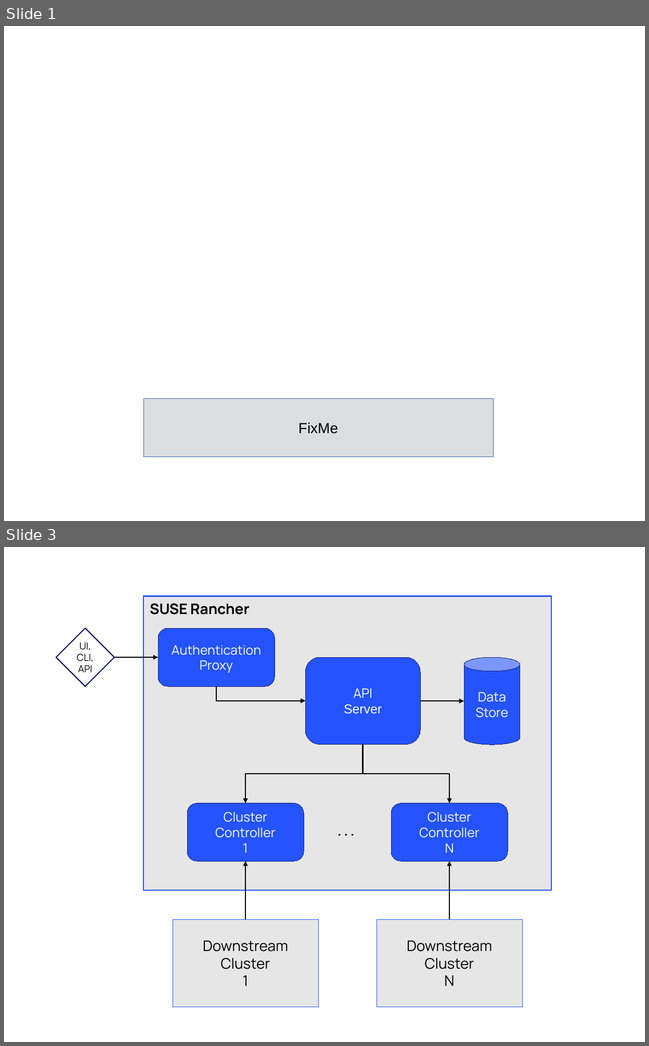
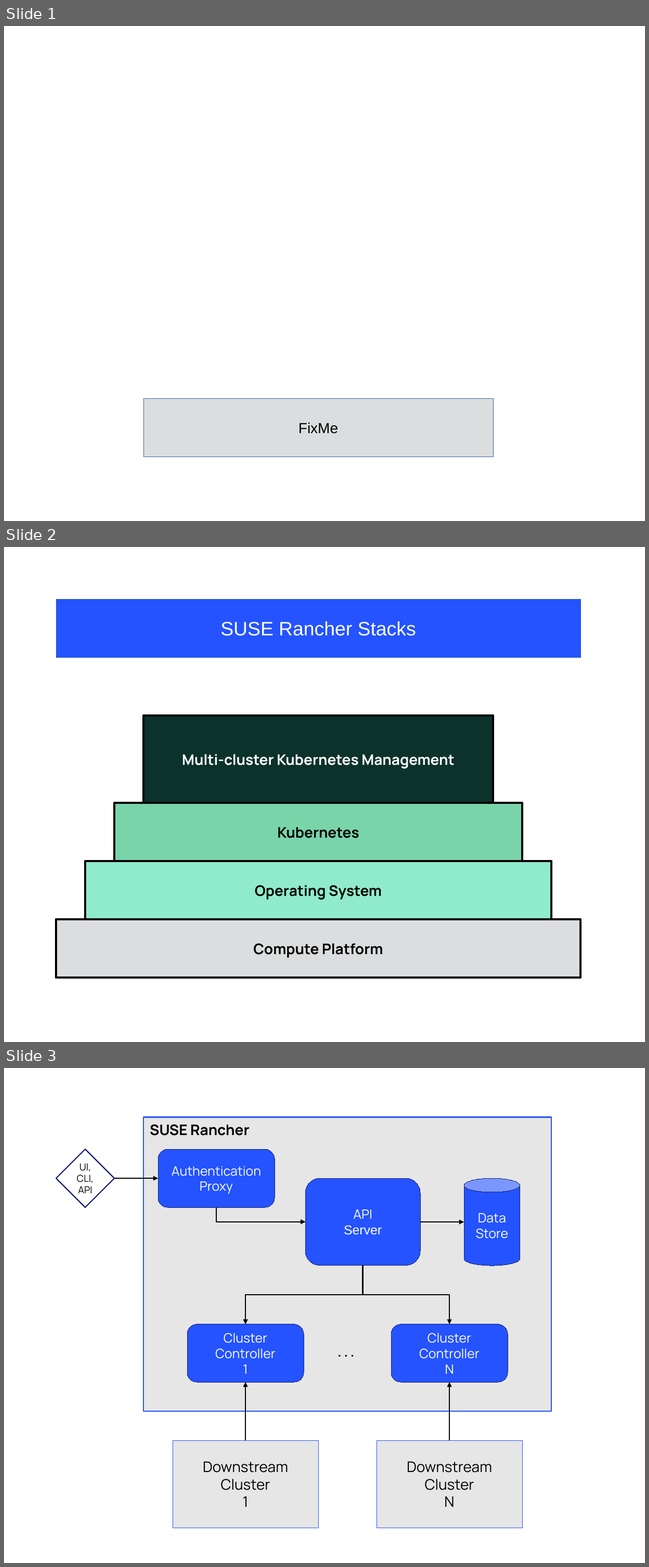
Before and after one commit to gogbac/RancherDocsRep1, a slide deck: media/src/Figure-Source.odp. Shown one above the other, each under a label of ours: slides 1 and 3 before the commit, slides 1, 2 and 3 after it; the slides between them are not shown. The pictures are 649x1046 and 649x1567 pixels, drawn with LibreOffice and Linux fonts; fonts in the diff are those of the drawing. Boxes give left, top, right and bottom in pixels: in the first picture for what was removed or moved away, otherwise in the second. Text is boxed around its words. In the diff, an @@ line names an element or a change of style, - is before the commit and + after.

```diff
--- a/media/src/Figure-Source.odp
+++ b/media/src/Figure-Source.odp
@@ slide 2 added at box(4, 547, 645, 1042), background #FFFFFF @@
@@ rectangle added at box(56, 599, 580, 657), fill #2453FF, outline #3465A4 0 pt, 24 pt, text #FFFFFF @@
+SUSE Rancher Stacks
@@ rectangle added at box(143, 715, 493, 803), fill #0C322C, outline #000000 2.89 pt, 18 pt, text #FFFFFF, bold @@
+Multi-cluster Kubernetes Management
@@ rectangle added at box(114, 803, 522, 861), fill #7AD4AA, outline #000000 2.89 pt, 18 pt, text #000000, bold @@
+Kubernetes
@@ rectangle added at box(85, 861, 551, 919), fill #90EBCD, outline #000000 2.89 pt, 18 pt, text #000000, bold @@
+Operating System
@@ rectangle added at box(56, 919, 580, 978), fill #DCDDDE, outline #000000 2.89 pt, 18 pt, text #000000, bold @@
+Compute Platform
```
Also in this commit, not shown: 5 other slides added, 4 slides removed, 43 other files.
